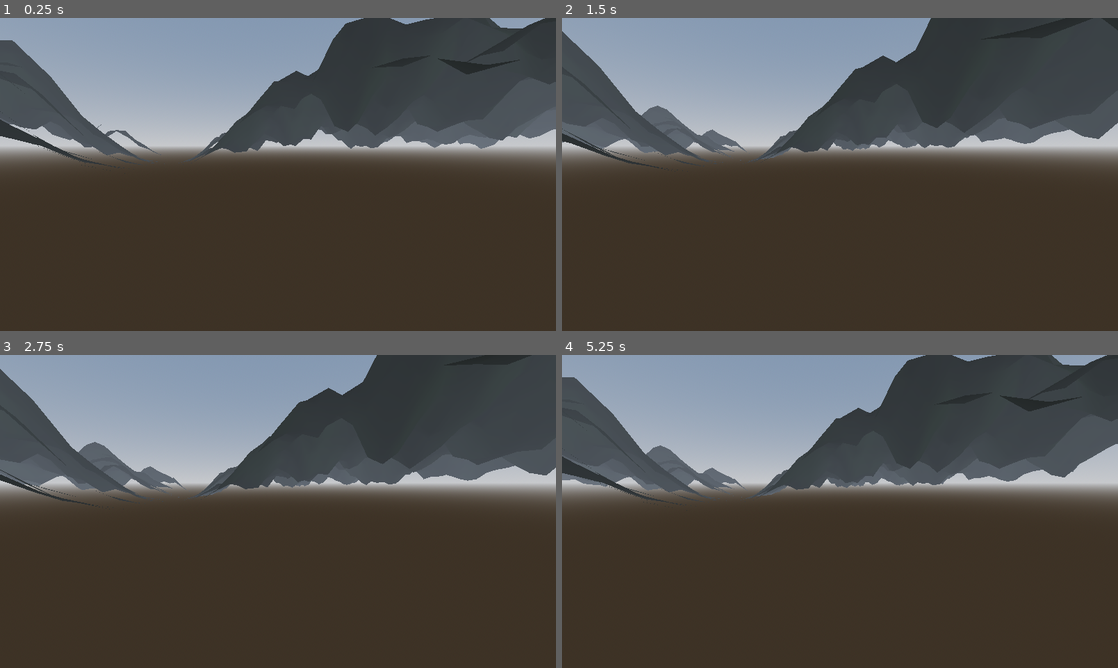
Above: before the commit, frames 1-4 (two rows, left to right).
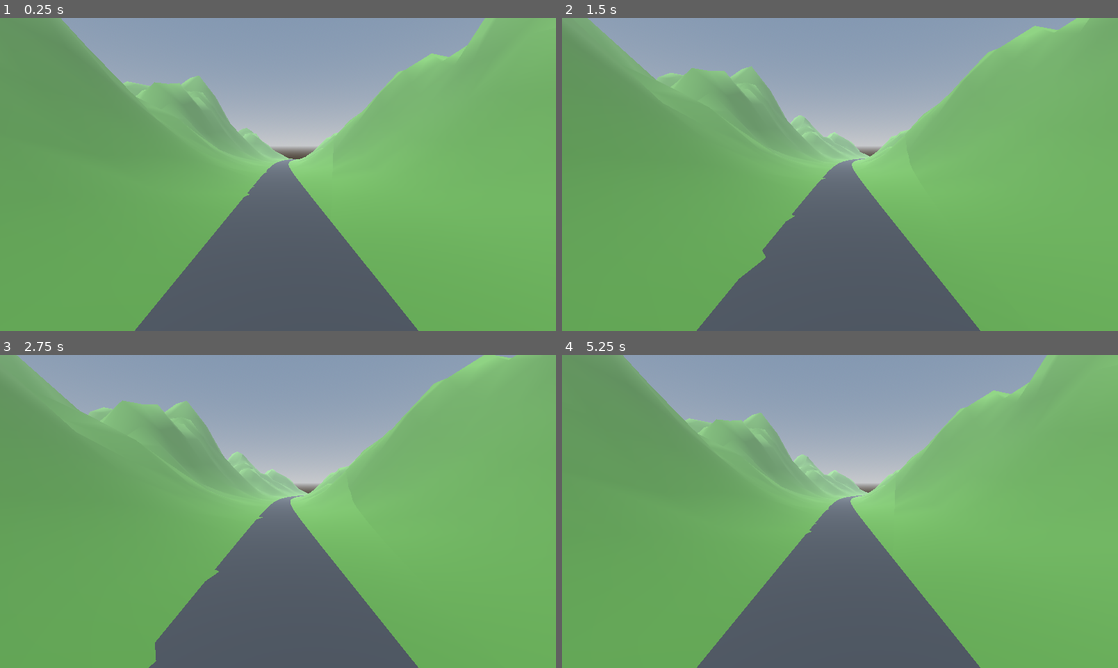
Above: after the commit, the same moments.

Repository: santiagogd2513-cpu/Ventoy-Android
Game: Godot game, scene res://world.tscn
Two runs of this game, one before a commit and one after it. Both use one fixed random seed, a clock stepped at 60 frames per second and the inputs below.
Inputs (mouse positions are in pixels of both pictures, inside the frame that each line leads up to):
- Up to frame 1 (0.25 s): no input
- Up to frame 2 (1.5 s): tap Enter at 0.5 s; move the mouse to (962, 158) at 0.52 s; hold Up (ui_up) 0.53-1.28 s; click (962, 158) at 0.67 s; move the mouse to (728, 190) at 1.27 s; hold Down (ui_down) from 1.28 s (still down)
- Up to frame 3 (2.75 s): move the mouse to (333, 442) at 2.02 s; release Down (ui_down) at 2.03 s; hold Up (ui_up) from 2.03 s (still down)
- Up to frame 4 (5.25 s): move the mouse to (812, 574) at 2.77 s; click (812, 574) at 2.92 s; move the mouse to (1006, 558) at 3.52 s; release Up (ui_up) at 3.53 s; hold Down (ui_down) from 3.53 s (still down); move the mouse to (673, 464) at 4.27 s; move the mouse to (867, 511) at 5.02 s; click (867, 511) at 5.17 s

The runs differ from the first frame. In frame 1, 90% of the frame differs, in the area x 0-100%, y 0-100%; in frame 2, 89%; in frame 3, 89%; in frame 4, 90%.

Commit message:
Preserve Godot clockwise faces and correct daylight and streaming refresh

Diff:
--- a/Colombia2015/world.gd
+++ b/Colombia2015/world.gd
@@ -8,6 +8,7 @@
 var terrain_material := StandardMaterial3D.new()
 var road_material := StandardMaterial3D.new()
 var clock := 10.0
+var last_center := Vector2i(999999,999999)
 var touch := Vector2.ZERO
 func road_x(z: float) -> float:
 	return sin(z * 0.006) * 45.0
@@ -45,10 +46,8 @@
 	st.begin(Mesh.PRIMITIVE_TRIANGLES)
 	for v in vertices:
 		st.add_vertex(v)
-	for i in range(0, indices.size(), 3):
-		st.add_index(indices[i])
-		st.add_index(indices[i + 2])
-		st.add_index(indices[i + 1])
+	for i in indices:
+		st.add_index(i)
 	st.generate_normals()
 	var node := MeshInstance3D.new()
 	node.mesh = st.commit()
@@ -86,6 +85,9 @@
 	return root
 func refresh() -> void:
 	var center := Vector2i(floori(camera.position.x/TILE),floori(camera.position.z/TILE))
+	if center == last_center:
+		return
+	last_center = center
 	for y in range(center.y-2,center.y+3):
 		for x in range(center.x-2,center.x+3):
 			var key := Vector2i(x,y)
@@ -103,7 +105,7 @@
 	camera.position.z += speed * 24.0 * delta
 	camera.position.x = road_x(camera.position.z)
 	camera.position.y = elevation(camera.position.x,camera.position.z) + 5.0
-	camera.rotation.y = -atan2(road_x(camera.position.z)-road_x(camera.position.z-10.0),10.0)
+	camera.rotation.y = atan2(road_x(camera.position.z)-road_x(camera.position.z-10.0),10.0)
 	clock = fmod(clock + delta * 0.015,24.0)
-	sun.rotation_degrees = Vector3(-clock * 15.0 + 90.0,-35.0,0.0)
+	sun.rotation_degrees = Vector3(-sin((clock - 6.0) * PI / 12.0) * 80.0,-35.0,0.0)
 	refresh()
